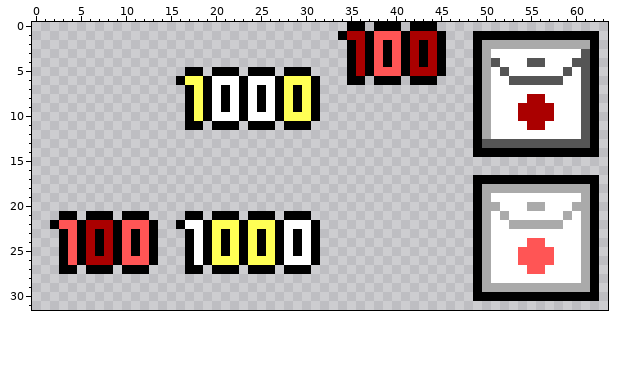
File history of a pixel-art sprite, bin/data/item_score.png. Above is the file before it was changed.
The file is 64x32 pixels. The old version is drawn lined up with the new one.
After:
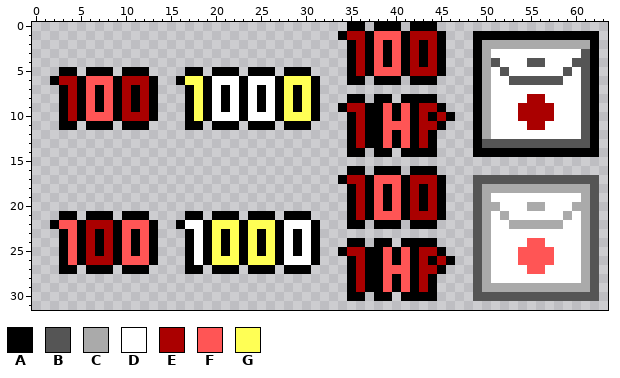
Palette (. is transparent): A #000000  B #555555  C #aaaaaa  D #ffffff  E #aa0000  F #ff5555  G #ffff55
The author wrote: Fixed score values. Burger gives 1 health if health in under 8.
Difference:
{"change": "drawings rearranged on the sheet (the old picture shows each at its new place)"}
{"y":5,"x":3,"old":"..","new":"AA"}
{"y":5,"x":6,"old":"...","new":"AAA"}
{"y":5,"x":10,"old":"...","new":"AAA"}
{"y":6,"x":2,"old":"............","new":"AEEAFFFAEEEA"}
{"y":7,"x":3,"old":"...........","new":"AEAFAFAEAEA"}
{"y":8,"x":3,"old":"...........","new":"AEAFAFAEAEA"}
{"y":8,"x":35,"old":"..","new":"AA"}
{"y":8,"x":38,"old":"..","new":"AA"}
{"y":8,"x":41,"old":"....","new":"AAAA"}
{"y":9,"x":3,"old":"...........","new":"AEAFAFAEAEA"}
{"y":9,"x":34,"old":"............","new":"AEEAAFAFAEEA"}
{"y":10,"x":3,"old":"...........","new":"AEAFFFAEEEA"}
{"y":10,"x":35,"old":"............","new":"AEAAFAFAEAEA"}
{"y":11,"x":3,"old":"..","new":"AA"}
{"y":11,"x":6,"old":"...","new":"AAA"}
{"y":11,"x":10,"old":"...","new":"AAA"}
{"y":11,"x":35,"old":"...........","new":"AEAAFFFAEEA"}
{"y":12,"x":35,"old":"..........","new":"AEAAFAFAEA"}
{"y":13,"x":35,"old":"..........","new":"AEAAFAFAEA"}
{"y":14,"x":35,"old":"..","new":"AA"}
{"y":14,"x":38,"old":"..","new":"AA"}
{"y":14,"x":41,"old":"....","new":"AAAA"}
{"y":16,"x":35,"old":"..","new":"AA"}
{"y":16,"x":38,"old":"...","new":"AAA"}
{"y":16,"x":42,"old":"...","new":"AAA"}
{"y":17,"x":34,"old":"............","new":"AEEAFFFAEEEA"}
{"y":17,"x":49,"old":"AAAAAAAAAAAAAA","new":"BBBBBBBBBBBBBB"}
{"y":18,"x":35,"old":"...........","new":"AEAFAFAEAEA"}
{"y":18,"x":49,"old":"A","new":"B"}
{"y":18,"x":62,"old":"A","new":"B"}
{"y":19,"x":35,"old":"...........","new":"AEAFAFAEAEA"}
{"y":19,"x":49,"old":"A","new":"B"}
{"y":19,"x":62,"old":"A","new":"B"}
{"y":20,"x":35,"old":"...........","new":"AEAFAFAEAEA"}
{"y":20,"x":49,"old":"A","new":"B"}
{"y":20,"x":62,"old":"A","new":"B"}
{"y":21,"x":35,"old":"...........","new":"AEAFFFAEEEA"}
{"y":21,"x":49,"old":"A","new":"B"}
{"y":21,"x":62,"old":"A","new":"B"}
{"y":22,"x":35,"old":"..","new":"AA"}
{"y":22,"x":38,"old":"...","new":"AAA"}
{"y":22,"x":42,"old":"...","new":"AAA"}
{"y":22,"x":49,"old":"A","new":"B"}
{"y":22,"x":62,"old":"A","new":"B"}
{"y":23,"x":49,"old":"A","new":"B"}
{"y":23,"x":62,"old":"A","new":"B"}
{"y":24,"x":35,"old":"..","new":"AA"}
{"y":24,"x":38,"old":"..","new":"AA"}
{"y":24,"x":41,"old":"....","new":"AAAA"}
{"y":24,"x":49,"old":"A","new":"B"}
{"y":24,"x":62,"old":"A","new":"B"}
{"y":25,"x":34,"old":"............","new":"AEEAAFAFAEEA"}
{"y":25,"x":49,"old":"A","new":"B"}
{"y":25,"x":62,"old":"A","new":"B"}
{"y":26,"x":35,"old":"............","new":"AEAAFAFAEAEA"}
{"y":26,"x":49,"old":"A","new":"B"}
{"y":26,"x":62,"old":"A","new":"B"}
{"y":27,"x":35,"old":"...........","new":"AEAAFFFAEEA"}
{"y":27,"x":49,"old":"A","new":"B"}
{"y":27,"x":62,"old":"A","new":"B"}
{"y":28,"x":35,"old":"..........","new":"AEAAFAFAEA"}
{"y":28,"x":49,"old":"A","new":"B"}
{"y":28,"x":62,"old":"A","new":"B"}
{"y":29,"x":35,"old":"..........","new":"AEAAFAFAEA"}
{"y":29,"x":49,"old":"A","new":"B"}
{"y":29,"x":62,"old":"A","new":"B"}
{"y":30,"x":35,"old":"..","new":"AA"}
{"y":30,"x":38,"old":"..","new":"AA"}
{"y":30,"x":41,"old":"....","new":"AAAA"}
{"y":30,"x":49,"old":"AAAAAAAAAAAAAA","new":"BBBBBBBBBBBBBB"}
